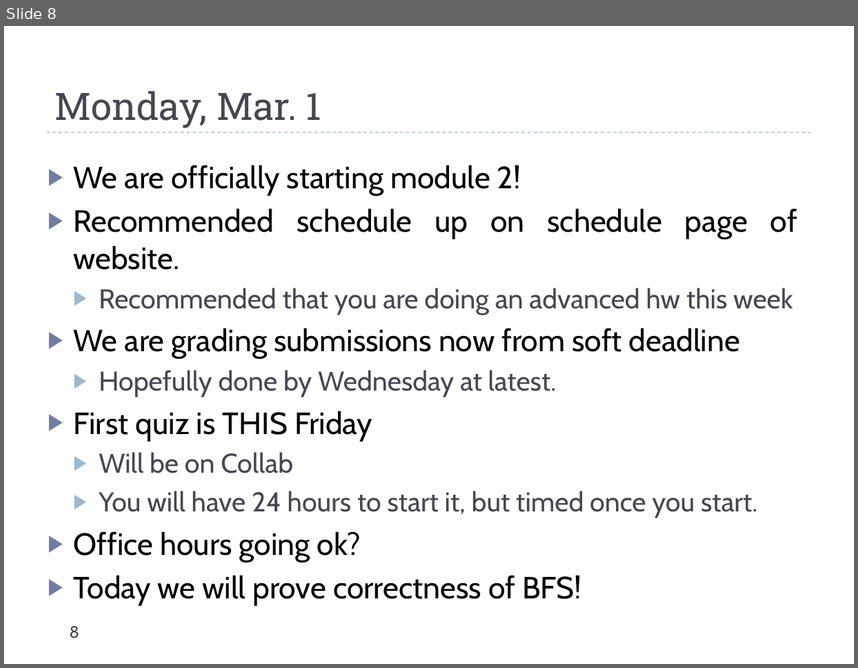
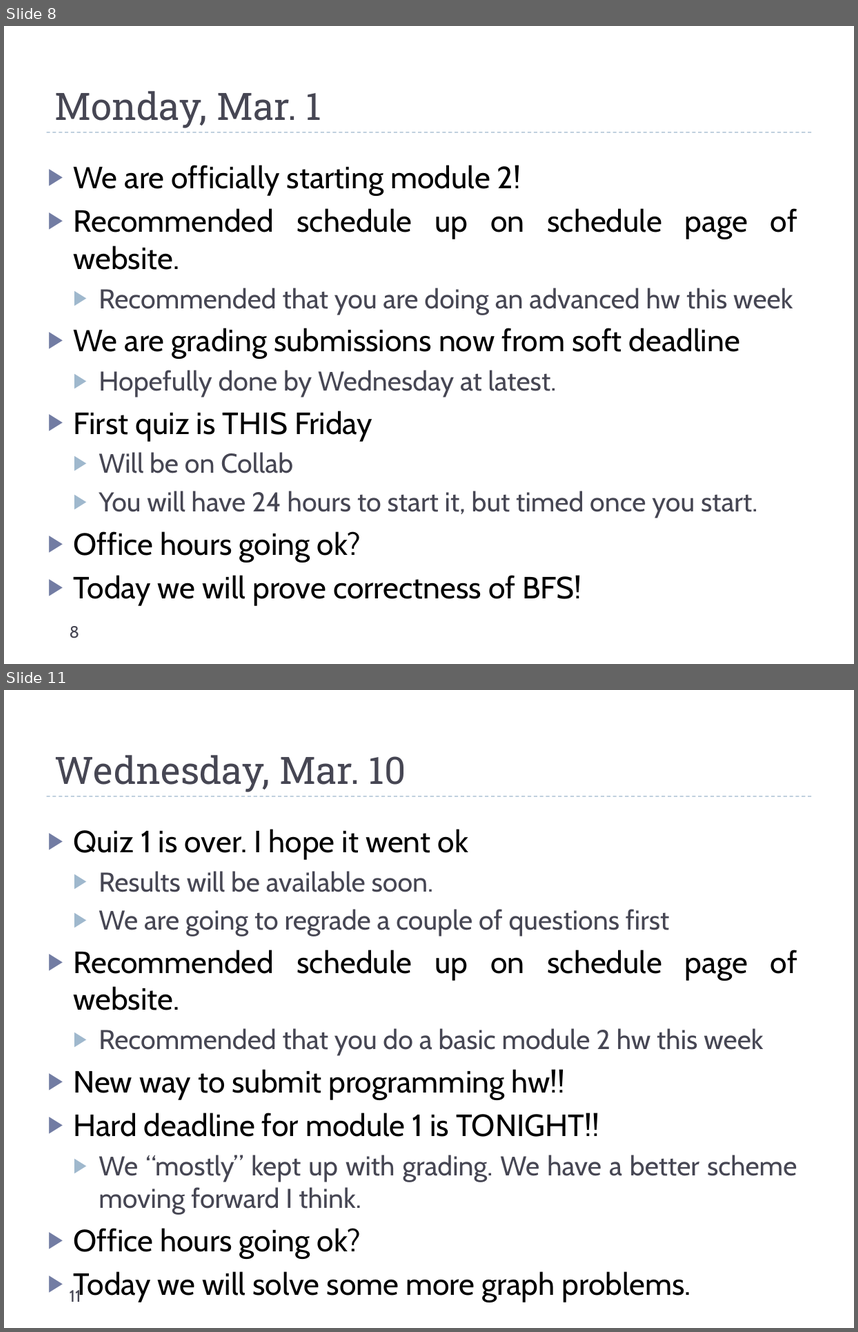
Before and after one commit to uva-cs/cs4102-f21, a slide deck: slides/dailyannouncements_mf.pptx. Shown one above the other, each under a label of ours: slide 8 before the commit, slides 8 and 11 after it; the slides between them are not shown. The pictures are 858x668 and 858x1332 pixels, drawn with LibreOffice and Linux fonts; fonts in the diff are those of the drawing. Boxes give left, top, right and bottom in pixels: in the first picture for what was removed or moved away, otherwise in the second. Text is boxed around its words. In the diff, an @@ line names an element or a change of style, - is before the commit and + after.

```diff
--- a/slides/dailyannouncements_mf.pptx
+++ b/slides/dailyannouncements_mf.pptx
@@ slide 11 added at (4,690,854,1328), background #FFFFFF; not listed: 1 template element that a slide beside it also shows @@
@@ title added at (55,755,406,792), 32 pt, text #464653 @@
+Wednesday, Mar. 10
@@ text added at (73,829,797,1302), 26 pt, text #000000 @@
+▶ Quiz 1 is over. I hope it went ok
+  ▶ Results will be available soon.
+  ▶ We are going to regrade a couple of questions first
+▶ Recommended schedule up on schedule page of website.
+  ▶ Recommended that you do a basic module 2 hw this week
+▶ New way to submit programming hw!!
+▶ Hard deadline for module 1 is TONIGHT!!
+  ▶ We “mostly” kept up with grading. We have a better scheme moving forward I think.
+▶ Office hours going ok?
+▶ Today we will solve some more graph problems.
@@ page number added at (70,1287,81,1301), 14 pt, text #464653 @@
+11
```
Also in this commit, not shown: 2 other slides added.
